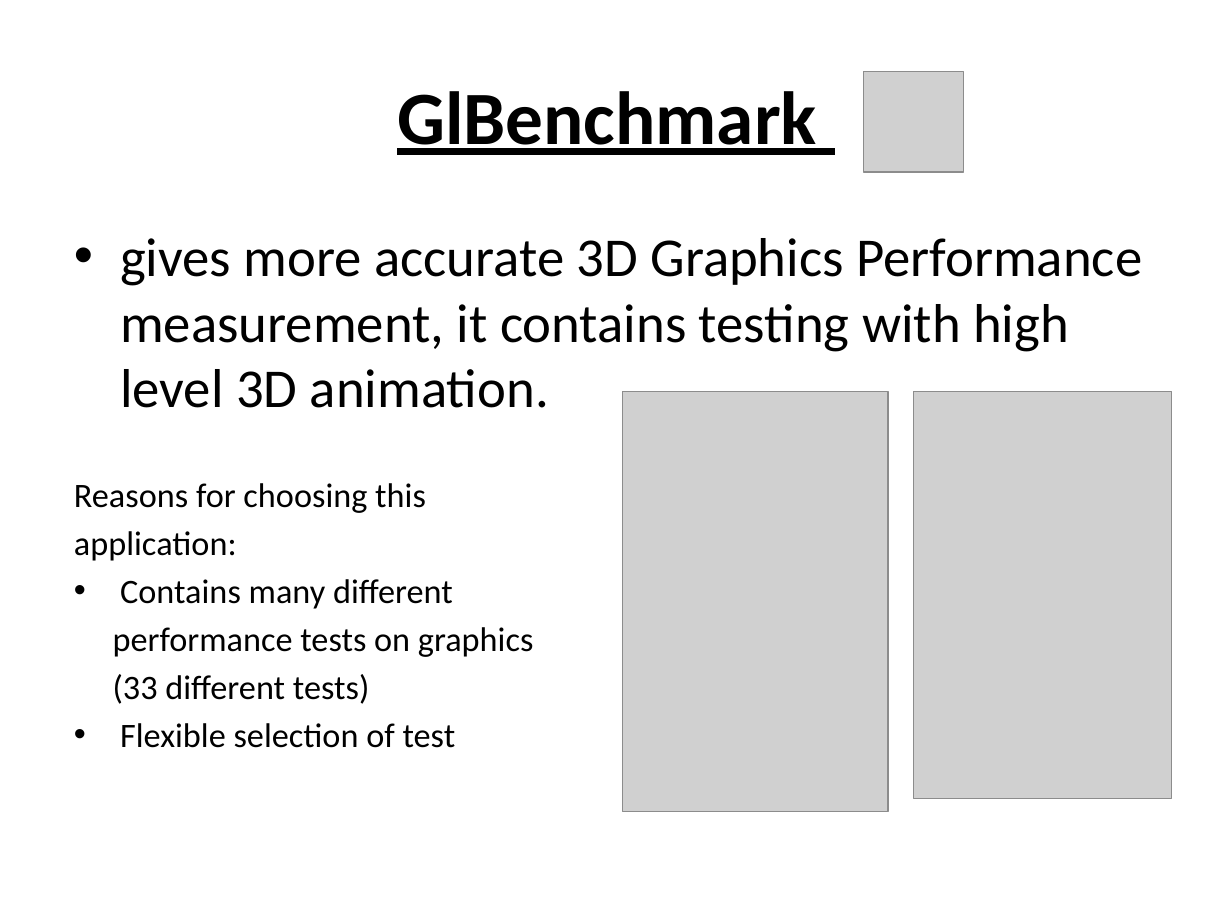
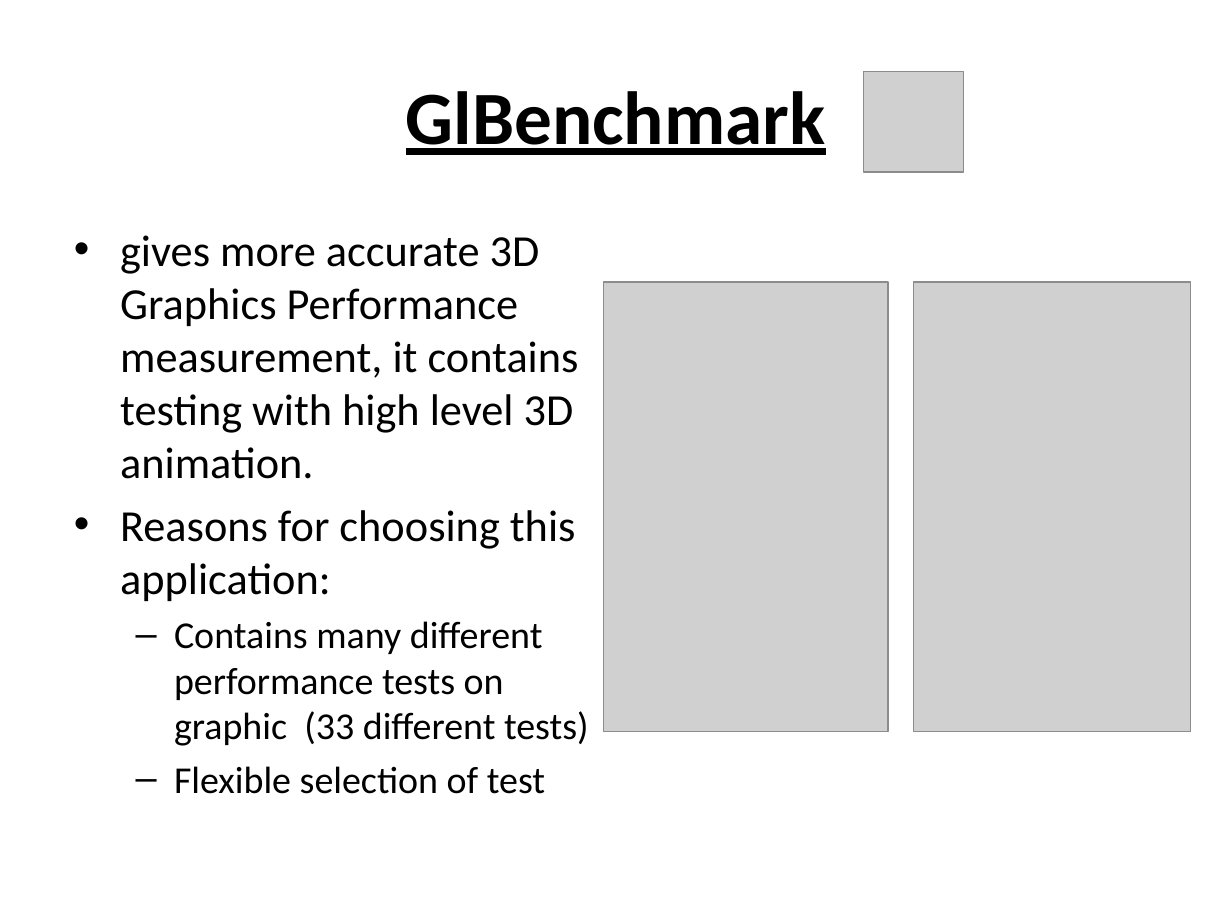
Before and after one commit to laikayeekelly/Benchmark, a slide deck: slide 8 of benchmark.pptx (slide 6 before the commit). Drawn at 1232x924 pixels with LibreOffice and Linux fonts; fonts in the diff are those of the drawing; grey boxes stand for pictures. Boxes give left, top, right and bottom in pixels: in the first picture for what was removed or moved away, otherwise in the second. Text is boxed around its words. In the diff, an @@ line names an element or a change of style, - is before the commit and + after.

Commit message:
android device benchmark powerpoint

```diff
--- a/benchmark.pptx
+++ b/benchmark.pptx
@@ title "GlBenchmark": place and size @@
-title "GlBenchmark" at (397, 91, 817, 155)
+title "GlBenchmark" at (406, 91, 826, 155)
@@ text at (120, 235, 579, 794): size 32 to 25.9 pt in "gives more accurate 3D Graphics Performance measurement, ..."; size 20 to 22.2 pt in "Flexible selection of test"; less space between paragraphs; bullet • to –; list level 1 to 2 in "Flexible selection of test" @@
@@ picture: place and size @@
-picture at (622, 392, 888, 812)
+picture at (604, 282, 888, 732)
@@ picture: place and size @@
-picture at (914, 392, 1173, 798)
+picture at (914, 282, 1191, 732)
@@ text at (120, 510, 589, 746): text changed; size 20 to 22.2 pt @@
-Reasons for choosing this
-application:
-• Contains many different
-performance tests on graphics
-(33 different tests)
+• Reasons for choosing this application:
+  – Contains many different performance tests on graphic (33 different tests)
```
Also in this commit, not shown: 7 other slides changed, 9 slides added.
